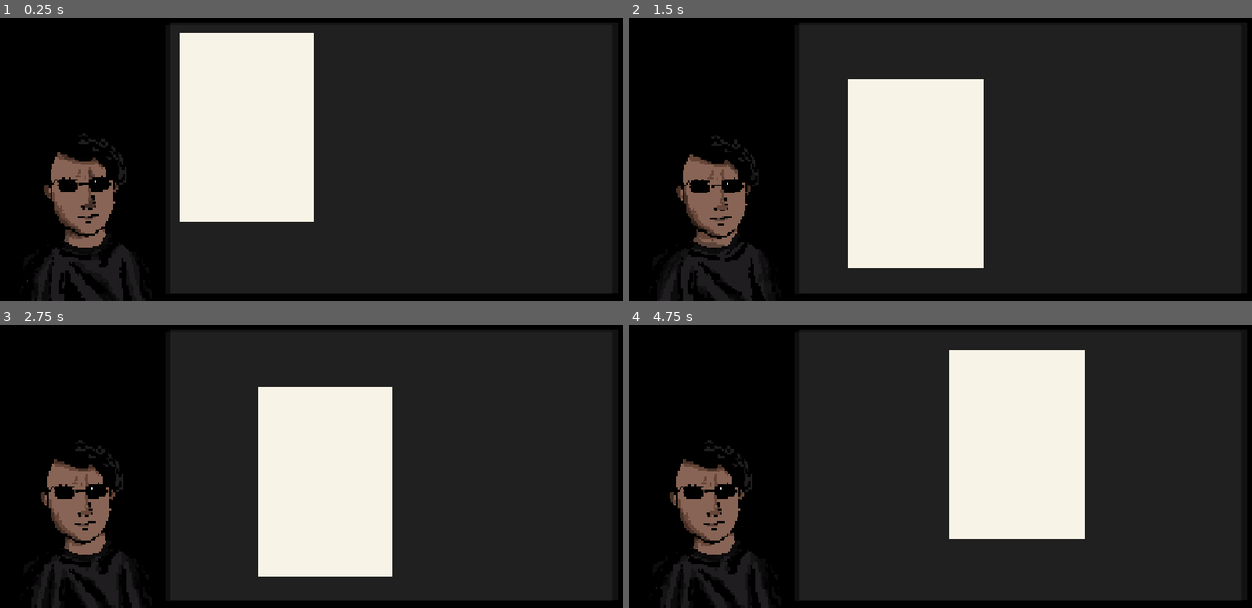
Above: before the commit, frames 1-4 (two rows, left to right).
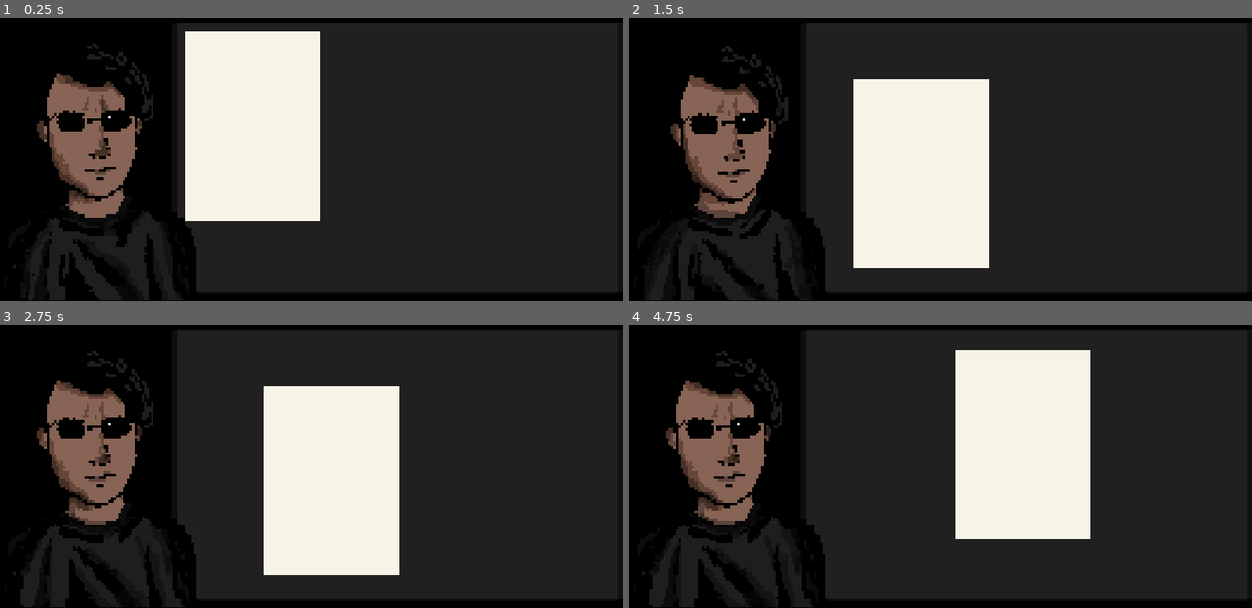
Above: after the commit, the same moments.

Repository: jyatch/bouncer-game
Game: Godot game, scene res://Scenes/Main.tscn
Two runs of this game, one before a commit and one after it. Both use one fixed random seed, a clock stepped at 60 frames per second and the inputs below. This scene is started directly instead of the project's main scene.
Inputs (mouse positions are in pixels of both pictures, inside the frame that each line leads up to):
- Up to frame 1 (0.25 s): no input
- Up to frame 2 (1.5 s): tap Enter at 0.5 s; move the mouse to (1077, 105) at 0.52 s; hold Up 0.53-1.28 s; tap Z at 0.6 s; click (1077, 105) at 0.67 s; tap Space at 0.77 s; move the mouse to (809, 142) at 1.27 s; hold Down from 1.28 s (still down); tap C at 1.35 s
- Up to frame 3 (2.75 s): tap Space at 1.52 s; move the mouse to (373, 353) at 2.02 s; release Down at 2.03 s; hold Up from 2.03 s (still down); tap Enter at 2.1 s
- Up to frame 4 (4.75 s): move the mouse to (909, 503) at 2.77 s; tap Keypad Enter at 2.85 s; click (909, 503) at 2.92 s; tap Space at 3.02, 3.77, 4.52 s; move the mouse to (1127, 483) at 3.52 s; release Up at 3.53 s; hold Down from 3.53 s (still down); tap Z at 3.6 s; move the mouse to (747, 378) at 4.27 s; tap C at 4.35 s

The runs differ from the first frame. In frame 1, 10% of the frame differs, in the area x 2-52%, y 2-100%; in frame 2, 9.8%; in frame 3, 10%, in the area x 2-65%, y 2-100%; in frame 4, 10%.

Commit message:
text bubble
🐶

Diff:
--- a/Scenes/Main.tscn
+++ b/Scenes/Main.tscn
@@ -3,6 +3,9 @@
 [ext_resource type="Script" uid="uid://0kick23rfihm" path="res://Scenes/main.gd" id="1_kln2b"]
 [ext_resource type="PackedScene" uid="uid://cpyxh3r4e84fb" path="res://Scenes/paper.tscn" id="1_r150o"]
 [ext_resource type="Texture2D" uid="uid://ewsjptiyfmt2" path="res://Images/aakash-sprite.png" id="2_idj7w"]
+[ext_resource type="Texture2D" uid="uid://0tqkfijumvvw" path="res://Images/jake-sprite.png" id="4_rgh2o"]
+[ext_resource type="Texture2D" uid="uid://bmtbstib5d5os" path="res://Images/text-bubble-pixilart.png" id="5_v1gob"]
+[ext_resource type="FontFile" uid="uid://blxtr3o4uc1kv" path="res://fonts/PixeloidSans-lxa3y.ttf" id="6_jw32o"]
 
 [sub_resource type="AtlasTexture" id="AtlasTexture_kln2b"]
 atlas = ExtResource("2_idj7w")
@@ -23,6 +26,18 @@
 [sub_resource type="AtlasTexture" id="AtlasTexture_jw32o"]
 atlas = ExtResource("2_idj7w")
 region = Rect2(400, 0, 100, 100)
+
+[sub_resource type="AtlasTexture" id="AtlasTexture_50glp"]
+atlas = ExtResource("4_rgh2o")
+region = Rect2(0, 0, 100, 100)
+
+[sub_resource type="AtlasTexture" id="AtlasTexture_vy5pj"]
+atlas = ExtResource("4_rgh2o")
+region = Rect2(100, 0, 100, 100)
+
+[sub_resource type="AtlasTexture" id="AtlasTexture_bmxlf"]
+atlas = ExtResource("4_rgh2o")
+region = Rect2(200, 0, 100, 100)
 
 [sub_resource type="SpriteFrames" id="SpriteFrames_yd04n"]
 animations = [{
@@ -45,16 +60,30 @@
 "loop": 1,
 "name": &"Aakash",
 "speed": 5.0
+}, {
+"frames": [{
+"duration": 1.0,
+"texture": SubResource("AtlasTexture_50glp")
+}, {
+"duration": 1.0,
+"texture": SubResource("AtlasTexture_vy5pj")
+}, {
+"duration": 1.0,
+"texture": SubResource("AtlasTexture_bmxlf")
+}],
+"loop": 1,
+"name": &"Jake",
+"speed": 5.0
 }]
 
 [node name="Main" type="Node2D" unique_id=1064176562]
 script = ExtResource("1_kln2b")
 
 [node name="Panel" type="Panel" parent="." unique_id=1806718338]
-offset_left = 313.0
-offset_top = 140.0
-offset_right = 1132.0
-offset_bottom = 636.0
+offset_left = 324.0
+offset_top = 139.0
+offset_right = 1143.0
+offset_bottom = 635.0
 
 [node name="Control" type="Control" parent="Panel" unique_id=114831488]
 anchors_preset = 0
@@ -81,8 +110,27 @@
 bouncing = true
 
 [node name="Bouncer" type="AnimatedSprite2D" parent="." unique_id=348846333]
-position = Vector2(157, 489)
-scale = Vector2(3.1, 3.24)
+position = Vector2(173, 401.00003)
+scale = Vector2(4.3650002, 4.91)
 sprite_frames = SubResource("SpriteFrames_yd04n")
-animation = &"Aakash"
-frame_progress = 0.3651957
+animation = &"Jake"
+frame_progress = 0.5167927
+
+[node name="SpeechBubble" type="TextureRect" parent="." unique_id=603636473]
+modulate = Color(1, 1, 1, 0.8784314)
+offset_top = 418.0
+offset_right = 368.0
+offset_bottom = 673.0
+texture = ExtResource("5_v1gob")
+expand_mode = 1
+
+[node name="Yap" type="Label" parent="SpeechBubble" unique_id=1182168943]
+layout_mode = 0
+offset_left = 52.0
+offset_top = 128.0
+offset_right = 281.0
+offset_bottom = 189.0
+theme_override_colors/font_color = Color(0.00069389754, 0.00069389766, 0.0006938976, 1)
+theme_override_colors/font_outline_color = Color(0, 0, 0, 1)
+theme_override_fonts/font = ExtResource("6_jw32o")
+text = "blah blah blah"
--- a/Scenes/main.gd
+++ b/Scenes/main.gd
@@ -4,6 +4,8 @@
 # Called when the node enters the scene tree for the first time.
 func _ready() -> void:
 	$Bouncer.play("Aakash")
+	$SpeechBubble.hide()
+
 	pass # Replace with function body.
 
 
Binary file added: Images/text-bubble-pixilart.png
Not shown, added: Images/text-bubble-pixilart.png.import
